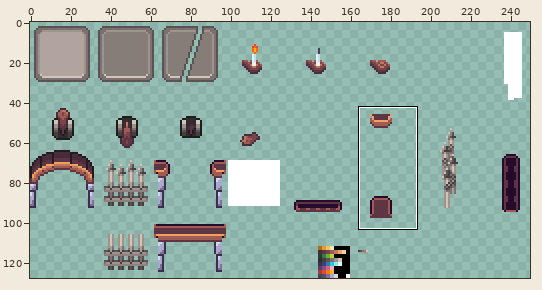
Sprite sheet -- Assets/Textures/objects.png. Above, an overview of the earlier version with the close-up marked.
Close-up. Before the edit:
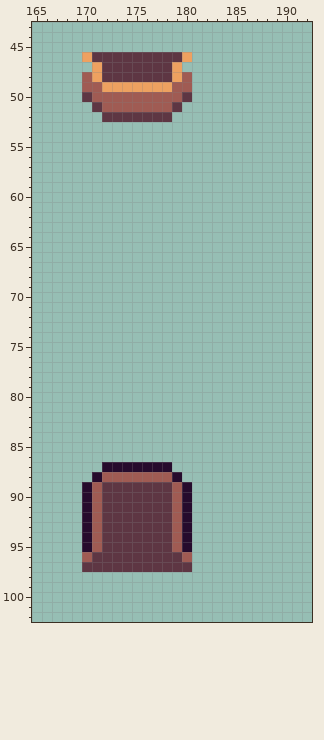
The file is 256x128 pixels. Colours within 5 levels of each other are drawn and written as one. Shown: x 165..192, y 43..102. The wide view leaves out empty margins.
After the commit:
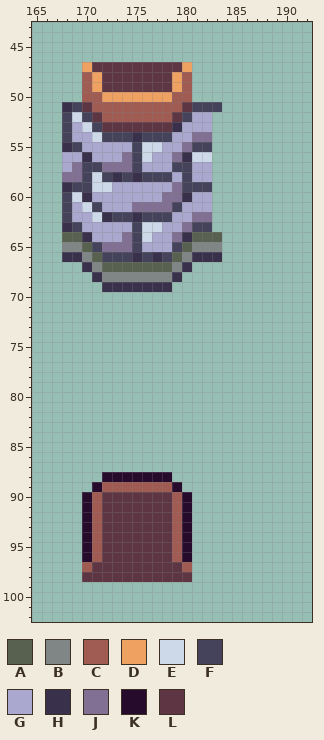
Palette (. is transparent): A #586050  B #808585  C #a05b53  D #eea160  E #cdd8e9  F #44435b  G #aaa8ce  H #39314b  J #827094  K #260b2d  L #5e3643
What changed:
{"y":46,"x":170,"old":"DLLLLLLLLLD","new":"..........."}
{"y":47,"x":170,"old":".D","new":"DL"}
{"y":47,"x":179,"old":"D.","new":"LD"}
{"y":49,"x":171,"old":"CDDDDDDDC","new":"DLLLLLLLD"}
{"y":50,"x":170,"old":"L","new":"C"}
{"y":50,"x":172,"old":"CCCCCCC","new":"DDDDDDD"}
{"y":50,"x":180,"old":"L","new":"C"}
{"y":51,"x":168,"old":"...L","new":"HFLC"}
{"y":51,"x":179,"old":"L....","new":"CLFFF"}
{"y":52,"x":168,"old":"....LLLLLLL....","new":"FEFLCCCCCCCLFGG"}
{"y":53,"x":168,"old":"...............","new":"FGEFLLLLLLLHGGG"}
{"y":54,"x":168,"old":"...............","new":"FGGEFFFHFFFGGJJ"}
{"y":55,"x":168,"old":"...............","new":"HFGGGGGFEEGGJFF"}
{"y":56,"x":168,"old":"...............","new":"GGHGGGJFEGGJHEE"}
{"y":57,"x":168,"old":"...............","new":"GJFFJJJFGGGFFGG"}
{"y":58,"x":168,"old":"...............","new":"JJFEFHFHFFFGFGG"}
{"y":59,"x":168,"old":"...............","new":"HFFEEGGGGGGJFFF"}
{"y":60,"x":168,"old":"...............","new":"FEHGGGGGGGJJHGG"}
{"y":61,"x":168,"old":"...............","new":"FGEFGGGJJJJFGGG"}
{"y":62,"x":168,"old":"...............","new":"FGGEHFFHFFFGGJJ"}
{"y":63,"x":168,"old":"...............","new":"HFGGGGGFEEGGJFF"}
{"y":64,"x":168,"old":"................","new":"AAHGGGJFEGGJHAAA"}
{"y":65,"x":168,"old":"................","new":"BBAFJJJFGGGFABBB"}
{"y":66,"x":168,"old":"................","new":"HHBAFFFHFHFABHHH"}
{"y":67,"x":170,"old":"...........","new":"HBAAAAAAABH"}
{"y":68,"x":171,"old":".........","new":"HBBBBBBBH"}
{"y":69,"x":172,"old":".......","new":"HHHHHHH"}
{"y":87,"x":172,"old":"KKKKKKK","new":"......."}
{"y":88,"x":171,"old":"KCCCCCCCK","new":".KKKKKKK."}
{"y":89,"x":170,"old":"KCLLLLLLLCK","new":".KCCCCCCCK."}
{"y":96,"x":170,"old":"CL","new":"KC"}
{"y":96,"x":179,"old":"LC","new":"CK"}
{"y":97,"x":170,"old":"L","new":"C"}
{"y":97,"x":180,"old":"L","new":"C"}
{"y":98,"x":170,"old":"...........","new":"LLLLLLLLLLL"}
{"label":"changed","picture_box":[62,52,222,292]}
{"label":"changed","picture_box":[82,462,192,492]}
{"label":"changed","picture_box":[82,552,192,582]}
